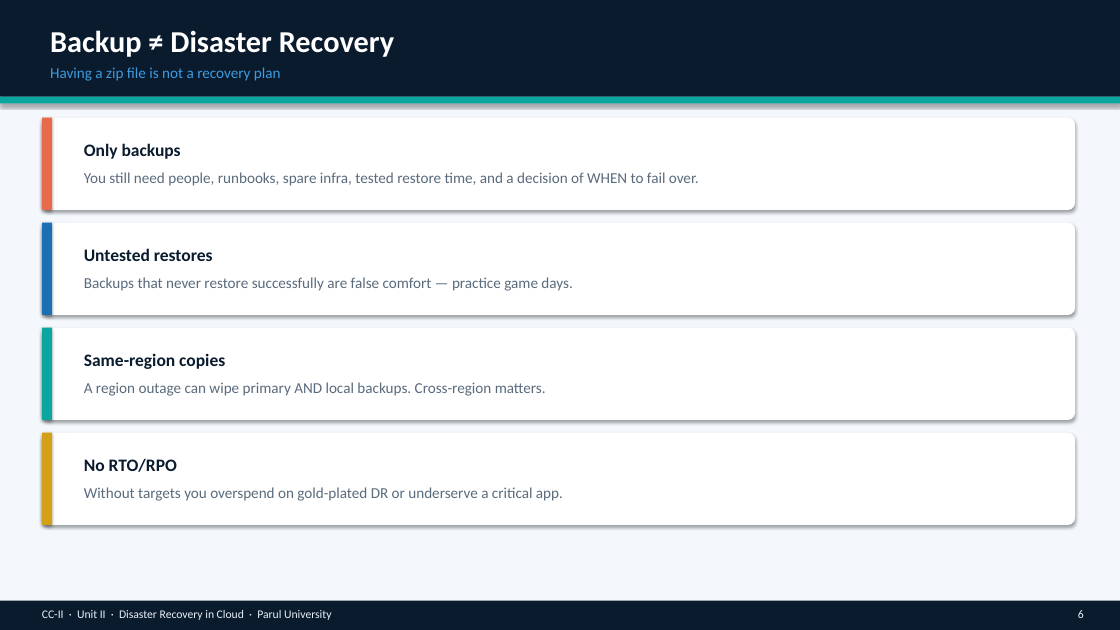
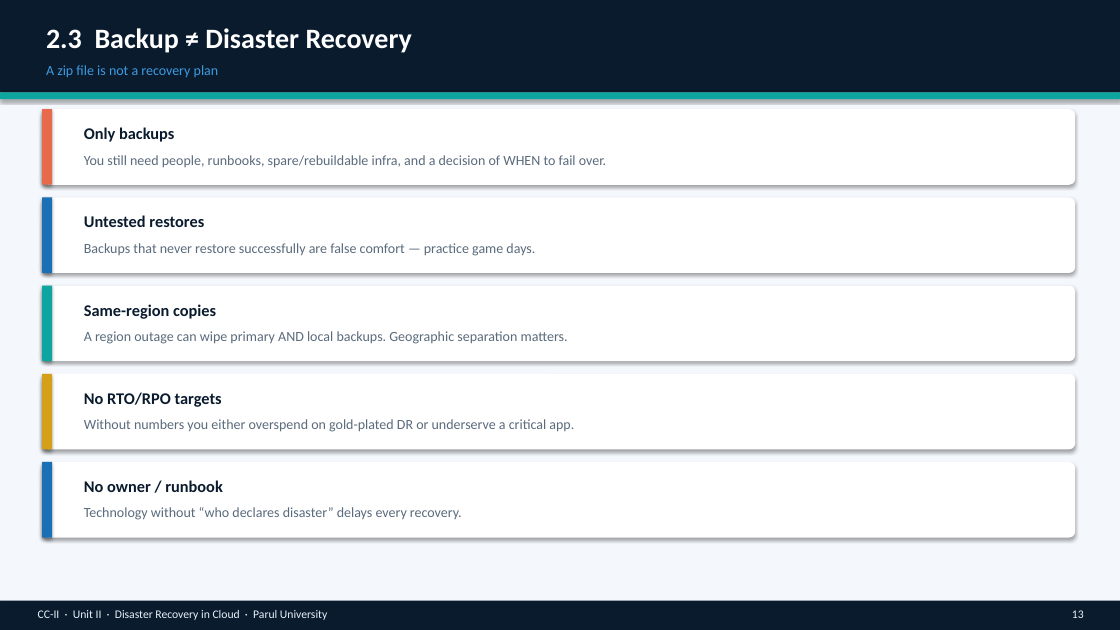
Before and after one commit to professorbhakta/cloud-II, a slide deck: slide 13 of ppt/CC-II-Unit-II-Disaster-Recovery-in-Cloud.pptx (slide 6 before the commit). Drawn at 1120x630 pixels with LibreOffice and Linux fonts; fonts in the diff are those of the drawing. Boxes give left, top, right and bottom in pixels: in the first picture for what was removed or moved away, otherwise in the second. Text is boxed around its words. In the diff, an @@ line names an element or a change of style, - is before the commit and + after.

```diff
--- a/ppt/CC-II-Unit-II-Disaster-Recovery-in-Cloud.pptx
+++ b/ppt/CC-II-Unit-II-Disaster-Recovery-in-Cloud.pptx
@@ rectangle: place and size @@
-rectangle at box(0, 0, 1120, 97)
+rectangle at box(0, 0, 1120, 92)
@@ text at box(46, 28, 412, 53): text changed; size 26 to 24 pt @@
-Backup ≠ Disaster Recovery
+2.3 Backup ≠ Disaster Recovery
@@ text at box(46, 65, 219, 78): text changed; size 13 to 12 pt @@
-Having a zip file is not a recovery plan
+A zip file is not a recovery plan
@@ rectangle: place and size @@
-rectangle at box(0, 97, 1120, 103)
+rectangle at box(0, 92, 1120, 99)
@@ rounded rectangle: place and size @@
-rounded rectangle at box(42, 118, 1075, 210)
+rounded rectangle at box(42, 109, 1075, 185)
@@ rectangle: place and size @@
-rectangle at box(42, 118, 52, 210)
+rectangle at box(42, 109, 52, 185)
@@ text "Only backups": place and size @@
-text "Only backups" at box(84, 143, 181, 159)
+text "Only backups" at box(84, 127, 174, 142)
@@ text at box(84, 155, 606, 168): text changed; size 13 to 12 pt @@
-You still need people, runbooks, spare infra, tested restore time, and a decision of WHEN to fail over.
+You still need people, runbooks, spare/rebuildable infra, and a decision of WHEN to fail over.
@@ rounded rectangle: place and size @@
-rounded rectangle at box(42, 223, 1075, 315)
+rounded rectangle at box(42, 197, 1075, 273)
@@ rectangle: place and size @@
-rectangle at box(42, 223, 52, 315)
+rectangle at box(42, 197, 52, 273)
@@ text "Untested restores": place and size @@
-text "Untested restores" at box(84, 248, 213, 261)
+text "Untested restores" at box(84, 215, 204, 227)
@@ text "Backups that never restore successfully ...": place and size @@
-text "Backups that never restore successfully ..." at box(84, 277, 572, 291)
+text "Backups that never restore successfully ..." at box(84, 243, 535, 256)
@@ text "Backups that never restore successfully ..." at box(84, 243, 535, 256): size 13 to 12 pt; less space between paragraphs @@
@@ rounded rectangle: place and size @@
-rounded rectangle at box(42, 328, 1075, 420)
+rounded rectangle at box(42, 286, 1075, 361)
@@ rectangle: place and size @@
-rectangle at box(42, 328, 52, 420)
+rectangle at box(42, 286, 52, 361)
@@ size 15 to 14 pt; less space between paragraphs in 3 elements at box(84, 127, 174, 142), box(84, 215, 204, 227), box(84, 304, 216, 319) @@
@@ text "Same-region copies": place and size @@
-text "Same-region copies" at box(84, 354, 225, 369)
+text "Same-region copies" at box(84, 304, 216, 319)
@@ text at box(84, 331, 568, 344): text changed; size 13 to 12 pt @@
-A region outage can wipe primary AND local backups. Cross-region matters.
+A region outage can wipe primary AND local backups. Geographic separation matters.
@@ rounded rectangle: place and size @@
-rounded rectangle at box(42, 433, 1075, 525)
+rounded rectangle at box(42, 374, 1075, 450)
@@ rectangle: place and size @@
-rectangle at box(42, 433, 52, 525)
+rectangle at box(42, 374, 52, 450)
@@ text at box(84, 419, 574, 432): text changed; size 13 to 12 pt @@
-Without targets you overspend on gold-plated DR or underserve a critical app.
+Without numbers you either overspend on gold-plated DR or underserve a critical app.
@@ text at box(84, 392, 222, 407): text changed; size 15 to 14 pt @@
-No RTO/RPO
+No RTO/RPO targets
@@ rounded rectangle added at box(42, 462, 1075, 538), fill #FFFFFF @@
@@ rectangle added at box(42, 462, 52, 538), fill #1A6FB5 @@
@@ text added at box(84, 480, 223, 492), 14 pt, text #0A1B2E, bold @@
+No owner / runbook
@@ text added at box(84, 507, 462, 520), 12 pt, text #5A6B7C @@
+Technology without “who declares disaster” delays every recovery.
@@ text "CC-II · Unit II · ..." at box(38, 610, 327, 620): less space between paragraphs @@
@@ text at box(1072, 610, 1084, 618): text changed @@
-6
+13
```
Also in this commit, not shown: 18 other slides changed, 39 slides added, 9 slides removed, 2 other files.
